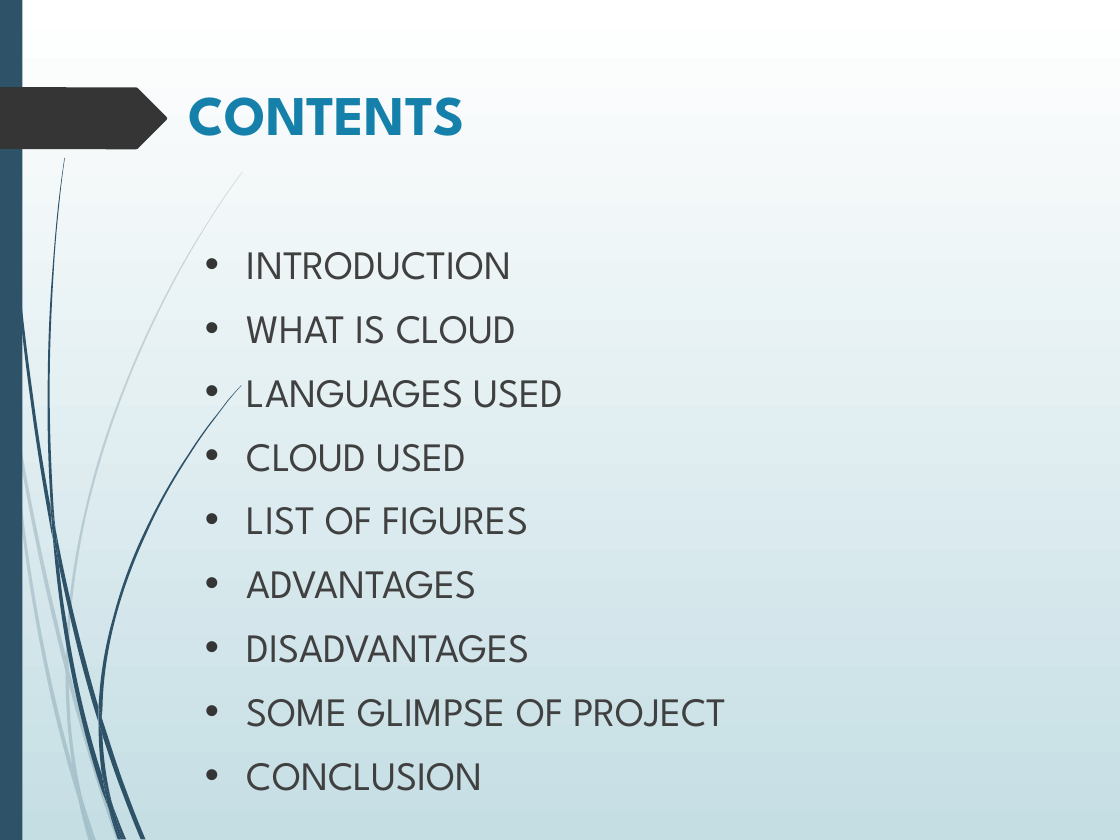
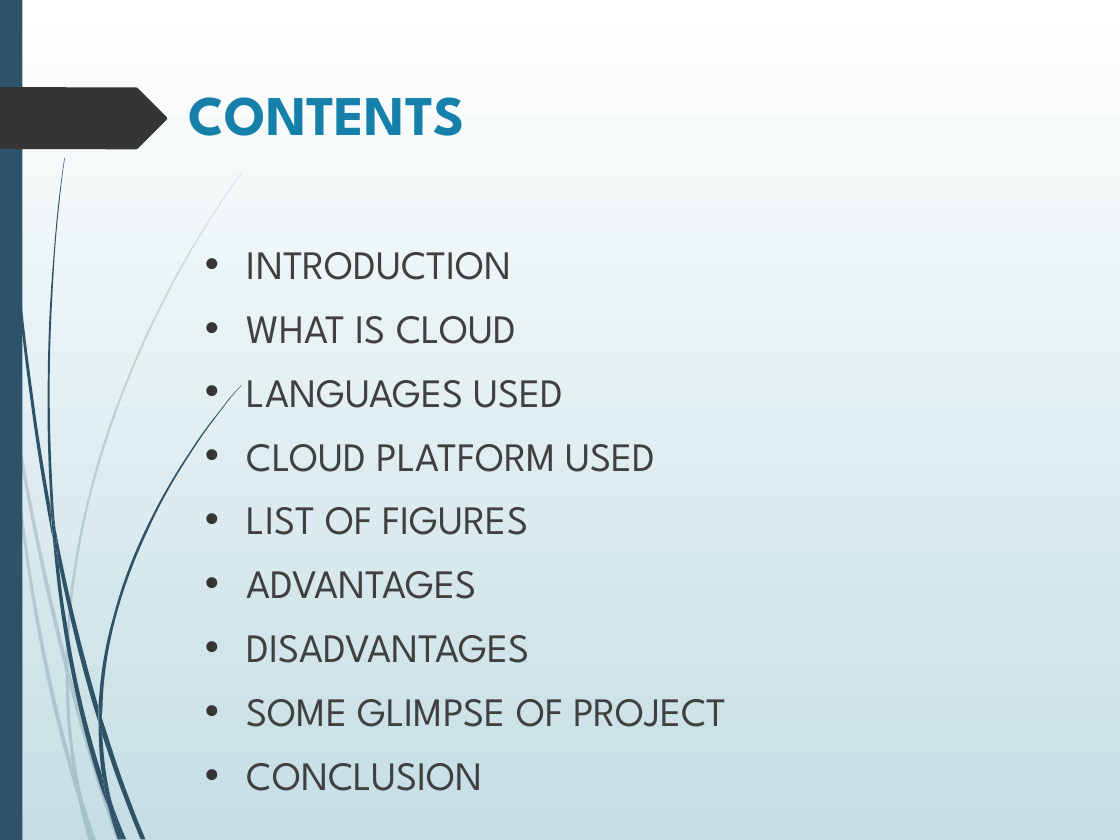
Before and after one commit to aayushi20221/Cloud-Based-Buss-Pass-System, a slide deck: slide 2 of ppt.pptx. Drawn at 1120x840 pixels with LibreOffice and Linux fonts; fonts in the diff are those of the drawing. Boxes give left, top, right and bottom in pixels: in the first picture for what was removed or moved away, otherwise in the second. Text is boxed around its words. In the diff, an @@ line names an element or a change of style, - is before the commit and + after.

```diff
--- a/ppt.pptx
+++ b/ppt.pptx
@@ text at bbox=[247, 444, 656, 472]: text changed @@
-• CLOUD USED
+• CLOUD PLATFORM USED
```
Also in this commit, not shown: 1 other slide changed, 2 slides added, 8 slides removed.
